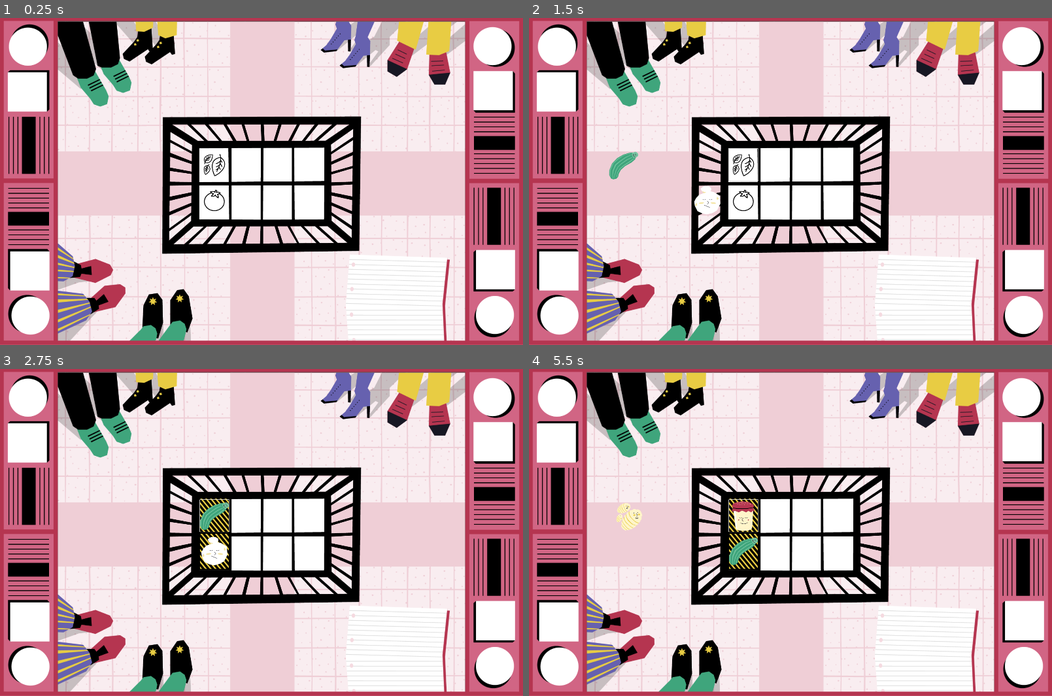
Above: before the commit, frames 1-4 (two rows, left to right).
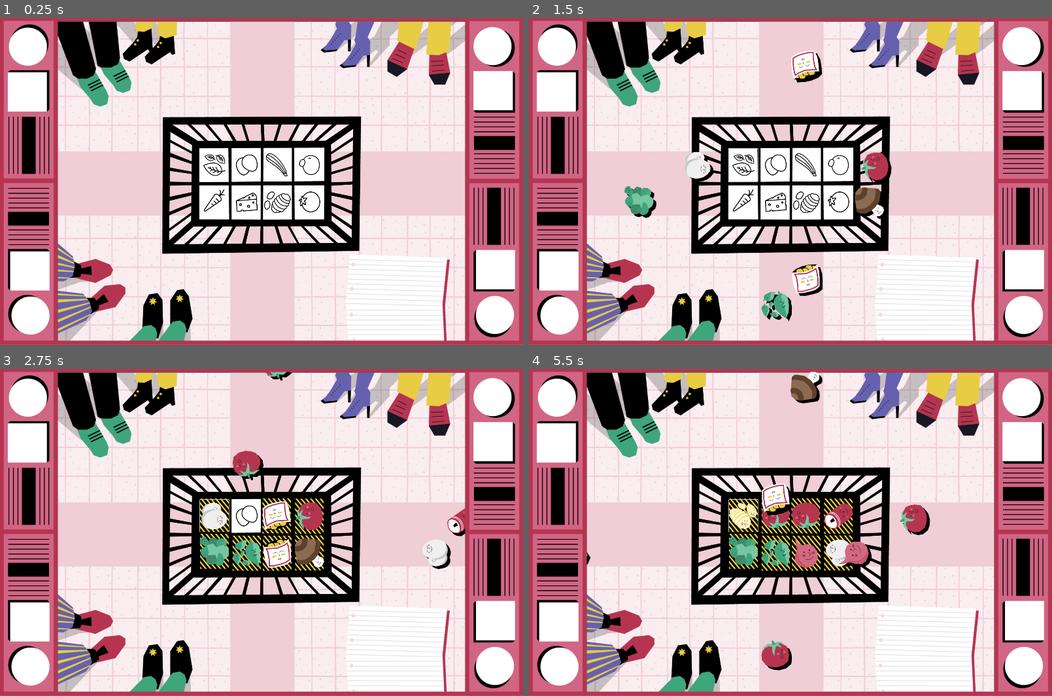
Above: after the commit, the same moments.

Repository: nuco-san/rotary_game
Game: Godot game, scene res://minigioco_1.tscn
Same seed, same stepped clock (60 frames per second), same inputs: the game is played once before the commit and once after it.
Inputs (mouse positions are in pixels of both pictures, inside the frame that each line leads up to):
- Up to frame 1 (0.25 s): no input
- Up to frame 2 (1.5 s): click (743, 165) at 0.52 s; click (743, 165) at 1.27 s
- Up to frame 3 (2.75 s): click (214, 516) at 2.02 s
- Up to frame 4 (5.5 s): move the mouse to (905, 516) at 2.77 s; click (905, 516) at 2.92 s; move the mouse to (602, 516) at 3.52 s; click (602, 516) at 3.67 s; move the mouse to (670, 552) at 4.27 s; click (670, 552) at 4.42 s; move the mouse to (764, 597) at 5.02 s; click (764, 597) at 5.17 s

The runs differ from the first frame. In frame 1, 0.7% of the frame differs, in the area x 38-62%, y 41-60%; in frame 2, 4.1%; in frame 3, 4.4%; in frame 4, 5.9%, in the area x 11-77%, y 0-93%.

Commit message:
inserito rotazione oggetti, ombra e messo tutte le food track

Diff:
--- a/food_track.gd
+++ b/food_track.gd
@@ -8,12 +8,16 @@
 
 @export var spawn_time_interval : Vector2
 
+@export var sprite_rotation : float = 0.0
+
 var time_since_last_click : float = 0.0
 var number_of_clicks : int = 0
 
 
 func _ready():
 	$FinishingPoint/FoodIcon.texture = load("res://03_Icone_EXPORT_ROTARY/" + acceptable_id + "_icona.png")
+	$FinishingPoint/FoodIcon.rotation_degrees = sprite_rotation
+	$FinishingPoint/ArrivedFoodSprite.rotation_degrees = sprite_rotation
 	prepare_spawn()
 
 
@@ -29,6 +33,7 @@
 	randomize()
 	var random_id = food_res.food_ids[randi() % food_res.food_ids.size()]
 	new_food.set_id(random_id)
+	new_food.set_sprite_rotation(sprite_rotation)
 	new_food.food_clicked.connect(_on_food_clicked)
 	new_food.move(finishing_point)
 
--- a/food_track.tscn
+++ b/food_track.tscn
@@ -5,7 +5,7 @@
 [ext_resource type="Resource" uid="uid://cogvn4kew7na0" path="res://all_foods.tres" id="3_aetv5"]
 
 [sub_resource type="RectangleShape2D" id="RectangleShape2D_k1i8j"]
-size = Vector2(38, 88)
+size = Vector2(66, 68)
 
 [node name="FoodTrack" type="Node2D" node_paths=PackedStringArray("finishing_point")]
 script = ExtResource("1_dvnkf")
--- a/minigioco_1.tscn
+++ b/minigioco_1.tscn
@@ -2,11 +2,41 @@
 
 [ext_resource type="Texture2D" uid="uid://u50vlx67dgir" path="res://02_Sfondi_EXPORT_ROTARY/Sfondo_1_sotto.png" id="1_dqomy"]
 [ext_resource type="PackedScene" uid="uid://bumq6v5ke4wr3" path="res://food_track.tscn" id="2_0ecwa"]
-[ext_resource type="Shader" path="res://shadow.gdshader" id="2_i3c28"]
 [ext_resource type="Texture2D" uid="uid://dqk8h2acy0fnk" path="res://02_Sfondi_EXPORT_ROTARY/Sfondo_1_sopra.png" id="3_16vsc"]
 
+[sub_resource type="Shader" id="Shader_blodx"]
+code = "shader_type canvas_item;
+
+uniform vec4 background_color : source_color;
+uniform vec4 shadow_color : source_color;
+// Currently pixels always in application size, so zooming in further wouldn't increase the size of the dropdown
+// but changing that would also be relatively trivial
+uniform vec2 offset_in_pixels;
+uniform sampler2D SCREEN_TEXTURE : hint_screen_texture, filter_linear_mipmap;
+
+
+void fragment() {
+
+	// Read screen texture
+	vec4 current_color = textureLod(SCREEN_TEXTURE, SCREEN_UV, 0.0);
+
+	// Check if the current color is our background color
+	if (length(current_color - background_color) < 0.01) {
+
+		vec4 offset_color = textureLod(SCREEN_TEXTURE, SCREEN_UV - offset_in_pixels * SCREEN_PIXEL_SIZE, 0.0);
+
+		// Check if at our offset position we have a color which is not the background (meaning here we need a shadow actually)
+		if (length(offset_color - background_color) > 0.01) {
+			// If so set it to our shadow color
+			current_color = shadow_color;
+		}
+	}
+
+	COLOR = current_color;
+}"
+
 [sub_resource type="ShaderMaterial" id="ShaderMaterial_4xuy4"]
-shader = ExtResource("2_i3c28")
+shader = SubResource("Shader_blodx")
 shader_parameter/background_color = Color(1, 1, 1, 1)
 shader_parameter/shadow_color = null
 shader_parameter/offset_in_pixels = Vector2(10, 10)
@@ -17,19 +47,67 @@
 position = Vector2(960, 600)
 texture = ExtResource("1_dqomy")
 
-[node name="FoodTrack" parent="." instance=ExtResource("2_0ecwa")]
+[node name="FoodTrack_left1" parent="." instance=ExtResource("2_0ecwa")]
 position = Vector2(159, 542)
 acceptable_id = "Basilico"
+sprite_rotation = 90.0
 
-[node name="FinishingPoint" parent="FoodTrack" index="0"]
+[node name="FinishingPoint" parent="FoodTrack_left1" index="0"]
 position = Vector2(628, -2)
 
-[node name="FoodTrack2" parent="." instance=ExtResource("2_0ecwa")]
+[node name="FoodTrack_left2" parent="." instance=ExtResource("2_0ecwa")]
 position = Vector2(159, 671)
+acceptable_id = "Carota"
+sprite_rotation = 90.0
+
+[node name="FinishingPoint" parent="FoodTrack_left2" index="0"]
+position = Vector2(628, -2)
+
+[node name="FoodTrack_bottom1" parent="." instance=ExtResource("2_0ecwa")]
+position = Vector2(903, 1250)
+acceptable_id = "Formaggio"
+
+[node name="FinishingPoint" parent="FoodTrack_bottom1" index="0"]
+position = Vector2(3, -574)
+
+[node name="FoodTrack_bottom2" parent="." instance=ExtResource("2_0ecwa")]
+position = Vector2(1015, 1250)
+acceptable_id = "Gnocchi"
+
+[node name="FinishingPoint" parent="FoodTrack_bottom2" index="0"]
+position = Vector2(3, -574)
+
+[node name="FoodTrack_right1" parent="." instance=ExtResource("2_0ecwa")]
+position = Vector2(1772, 559)
+acceptable_id = "Mozzarella"
+sprite_rotation = -90.0
+
+[node name="FinishingPoint" parent="FoodTrack_right1" index="0"]
+position = Vector2(-636, -19)
+
+[node name="FoodTrack_right2" parent="." instance=ExtResource("2_0ecwa")]
+position = Vector2(1774, 674)
 acceptable_id = "Pomodoro"
+sprite_rotation = -90.0
 
-[node name="FinishingPoint" parent="FoodTrack2" index="0"]
-position = Vector2(628, -2)
+[node name="FinishingPoint" parent="FoodTrack_right2" index="0"]
+position = Vector2(-638, 1)
+
+[node name="FoodTrack_top1" parent="." instance=ExtResource("2_0ecwa")]
+position = Vector2(903, -49)
+acceptable_id = "Uova"
+sprite_rotation = 180.0
+
+[node name="FinishingPoint" parent="FoodTrack_top1" index="0"]
+position = Vector2(3, 588)
+
+[node name="FoodTrack_top2" parent="." instance=ExtResource("2_0ecwa")]
+position = Vector2(1013, -49)
+acceptable_id = "Zucchina"
+sprite_rotation = 180.0
+
+[node name="FinishingPoint" parent="FoodTrack_top2" index="0"]
+position = Vector2(3, 588)
 
 [node name="Sfondo_sopra" type="Sprite2D" parent="."]
 position = Vector2(960, 600)
@@ -40,5 +118,11 @@
 offset_right = 40.0
 offset_bottom = 40.0
 
-[editable path="FoodTrack"]
-[editable path="FoodTrack2"]
+[editable path="FoodTrack_left1"]
+[editable path="FoodTrack_left2"]
+[editable path="FoodTrack_bottom1"]
+[editable path="FoodTrack_bottom2"]
+[editable path="FoodTrack_right1"]
+[editable path="FoodTrack_right2"]
+[editable path="FoodTrack_top1"]
+[editable path="FoodTrack_top2"]
--- a/moving_food.gd
+++ b/moving_food.gd
@@ -5,10 +5,14 @@
 var movement_time : float = 1.5
 
 
+func set_sprite_rotation(rotation : float):
+	$Shadow.rotation_degrees = rotation
+	$FoodSprite.rotation_degrees = rotation
+
 func set_id(id):
 	food_id = id
-	$Sprite2D.texture = load("res://04_Sprite_EXPORT_ROTARY/Sprite_prodotti_senzaombra_EXPORT_ROTARY/" + id + "_sprite.png")
-
+	$FoodSprite.texture = load("res://04_Sprite_EXPORT_ROTARY/Sprite_prodotti_senzaombra_EXPORT_ROTARY/" + id + "_sprite.png")
+	$Shadow.texture = load("res://04_Sprite_EXPORT_ROTARY/Sprite_prodotti_ombra_EXPORT_ROTARY/" + id + "_ombra.png")
 
 func move(finishing_point : Marker2D):
 	var tween = get_tree().create_tween()
--- a/moving_food.tscn
+++ b/moving_food.tscn
@@ -8,7 +8,10 @@
 [node name="MovingFood" type="Area2D"]
 script = ExtResource("1_wchs4")
 
-[node name="Sprite2D" type="Sprite2D" parent="."]
+[node name="Shadow" type="Sprite2D" parent="."]
+position = Vector2(11, 10)
+
+[node name="FoodSprite" type="Sprite2D" parent="."]
 
 [node name="CollisionShape2D" type="CollisionShape2D" parent="."]
 shape = SubResource("RectangleShape2D_i0v88")
--- a/shadow.gdshader
+++ /dev/null
@@ -1,29 +0,0 @@
-shader_type canvas_item;
-
-uniform vec4 background_color : source_color;
-uniform vec4 shadow_color : source_color;
-// Currently pixels always in application size, so zooming in further wouldn't increase the size of the dropdown
-// but changing that would also be relatively trivial
-uniform vec2 offset_in_pixels;
-uniform sampler2D SCREEN_TEXTURE : hint_screen_texture, filter_linear_mipmap;
-
-
-void fragment() {
-
-	// Read screen texture
-	vec4 current_color = textureLod(SCREEN_TEXTURE, SCREEN_UV, 0.0);
-
-	// Check if the current color is our background color
-	if (length(current_color - background_color) < 0.01) {
-
-		vec4 offset_color = textureLod(SCREEN_TEXTURE, SCREEN_UV - offset_in_pixels * SCREEN_PIXEL_SIZE, 0.0);
-
-		// Check if at our offset position we have a color which is not the background (meaning here we need a shadow actually)
-		if (length(offset_color - background_color) > 0.01) {
-			// If so set it to our shadow color
-			current_color = shadow_color;
-		}
-	}
-
-	COLOR = current_color;
-}
Binary file added: 04_Sprite_EXPORT_ROTARY/Sprite_prodotti_ombra_EXPORT_ROTARY/Basilico_ombra.png
Not shown, added: 04_Sprite_EXPORT_ROTARY/Sprite_prodotti_ombra_EXPORT_ROTARY/Basilico_ombra.png.import
Binary file removed: 04_Sprite_EXPORT_ROTARY/Sprite_prodotti_ombra_EXPORT_ROTARY/Basilico_sprite_ombra.png
Not shown, removed: 04_Sprite_EXPORT_ROTARY/Sprite_prodotti_ombra_EXPORT_ROTARY/Basilico_sprite_ombra.png.import
Binary file added: 04_Sprite_EXPORT_ROTARY/Sprite_prodotti_ombra_EXPORT_ROTARY/Broccolo_ombra.png
Not shown, added: 04_Sprite_EXPORT_ROTARY/Sprite_prodotti_ombra_EXPORT_ROTARY/Broccolo_ombra.png.import
Binary file removed: 04_Sprite_EXPORT_ROTARY/Sprite_prodotti_ombra_EXPORT_ROTARY/Broccolo_sprite_ombra.png
Not shown, removed: 04_Sprite_EXPORT_ROTARY/Sprite_prodotti_ombra_EXPORT_ROTARY/Broccolo_sprite_ombra.png.import
Binary file added: 04_Sprite_EXPORT_ROTARY/Sprite_prodotti_ombra_EXPORT_ROTARY/Carota_ombra.png
Not shown, added: 04_Sprite_EXPORT_ROTARY/Sprite_prodotti_ombra_EXPORT_ROTARY/Carota_ombra.png.import
Binary file removed: 04_Sprite_EXPORT_ROTARY/Sprite_prodotti_ombra_EXPORT_ROTARY/Carota_sprite_ombra.png
Not shown, removed: 04_Sprite_EXPORT_ROTARY/Sprite_prodotti_ombra_EXPORT_ROTARY/Carota_sprite_ombra.png.import
(and 52 more such lines)
